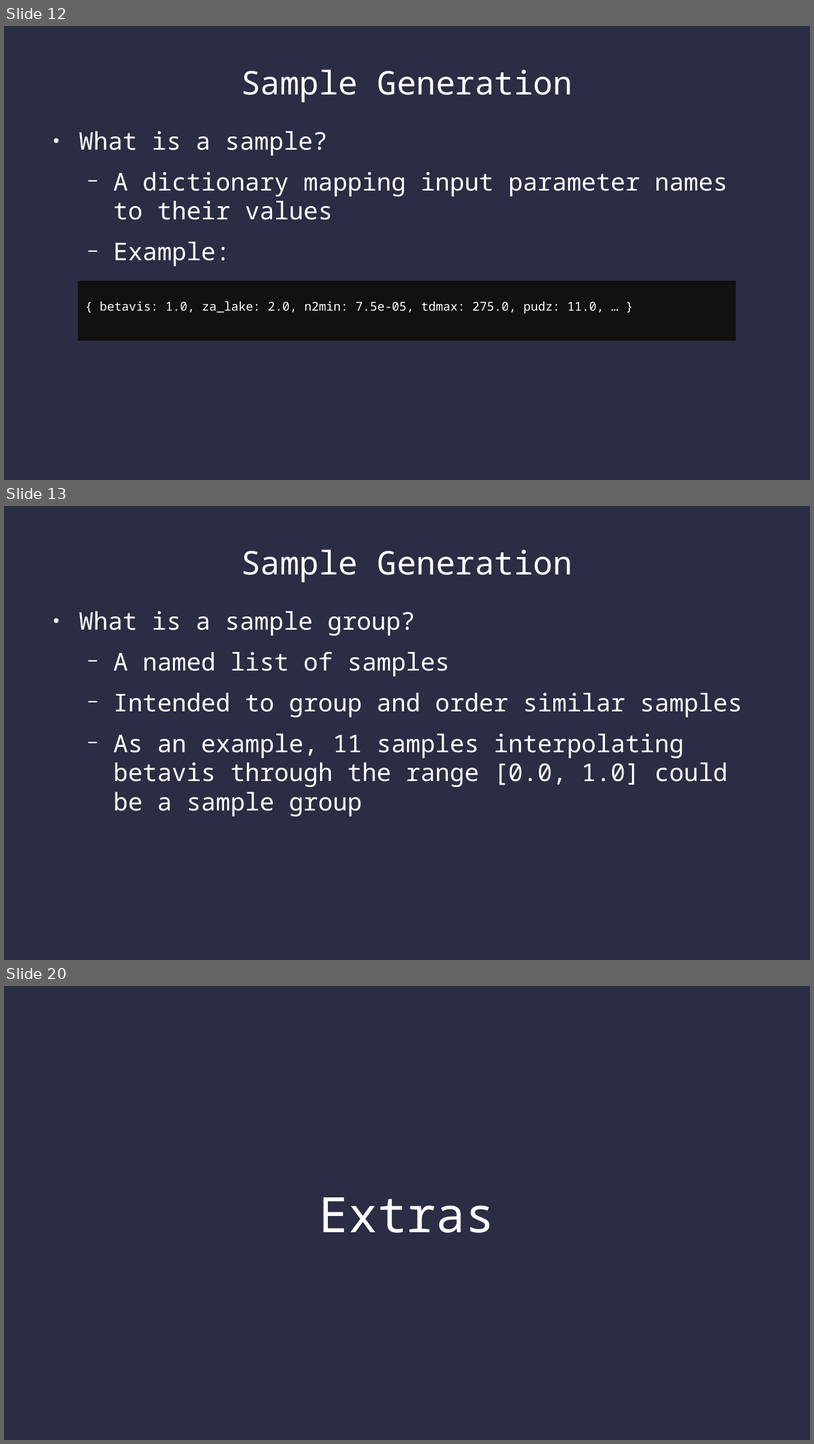
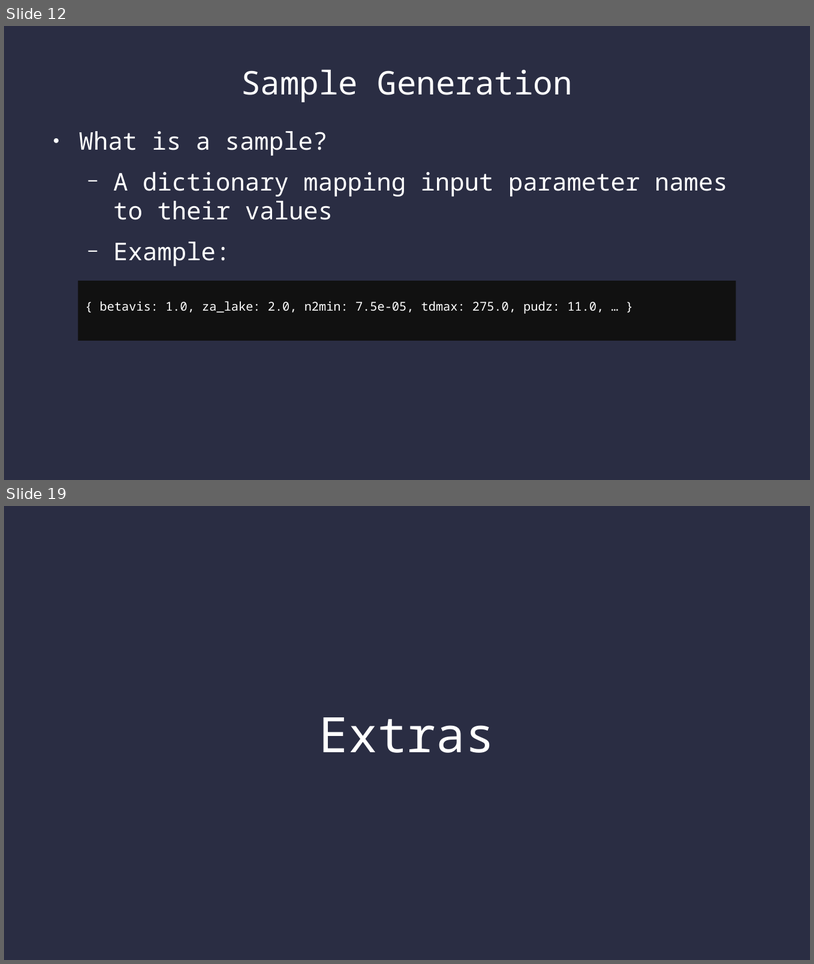
Before and after one commit to SamAllen06/lake_temp_work, a slide deck: documentation/lake_temperature.odp. Shown one above the other, each under a label of ours: slides 12, 13 and 20 before the commit, slides 12 and 19 after it; the slides between them are not shown. The pictures are 814x1444 and 814x964 pixels, drawn with LibreOffice and Linux fonts; fonts in the diff are those of the drawing. Boxes give left, top, right and bottom in pixels: in the first picture for what was removed or moved away, otherwise in the second. Text is boxed around its words. In the diff, an @@ line names an element or a change of style, - is before the commit and + after.

```diff
--- a/documentation/lake_temperature.odp
+++ b/documentation/lake_temperature.odp
@@ slide 13 removed at (x1=4, y1=506, x2=810, y2=960), background #2A2D43 @@
@@ title removed at (x1=241, y1=550, x2=573, y2=582) @@
-Sample Generation
@@ text removed at (x1=79, y1=611, x2=743, y2=816) @@
-● What is a sample group?
-  − A named list of samples
-  − Intended to group and order similar samples
-  − As an example, 11 samples interpolating betavis through the range [0.0, 1.0] could be a sample group
@@ what was slide 20 is now slide 19 @@
```
Also in this commit, not shown: 15 slides changed, 1 slide added, 4 other files.
